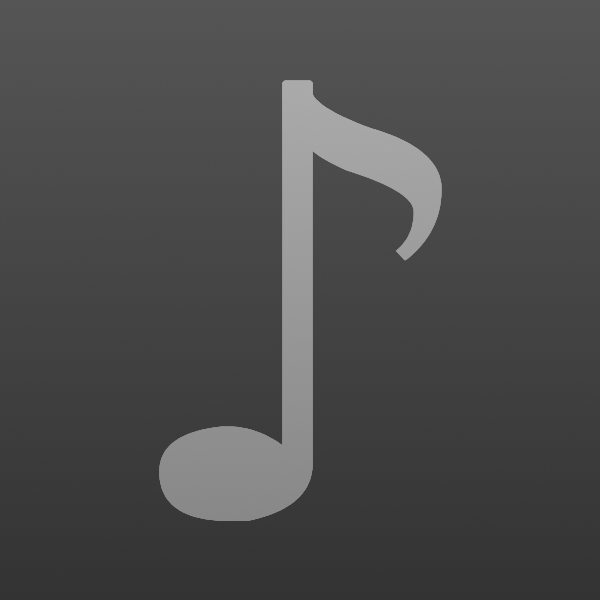
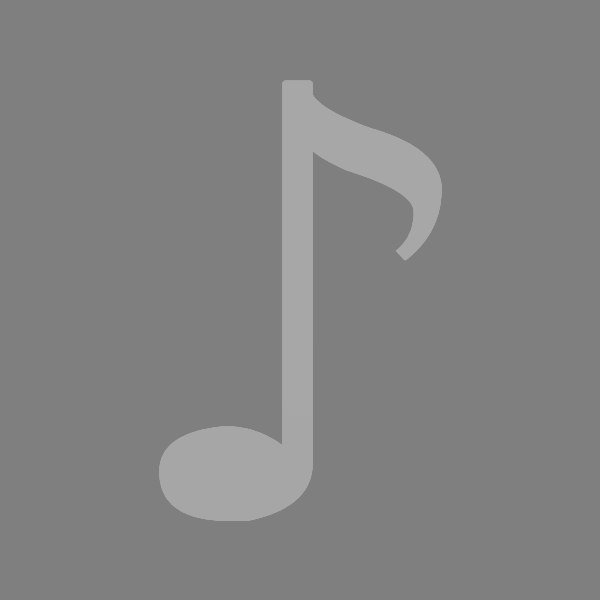
Layers edited between the first and the second 600 × 600 image:
"♪": opacity 100% → 32%, painted on it over [159, 80, 442, 521]
"Background": opacity 100% → 50%, painted on it over [0, 0, 600, 600]
